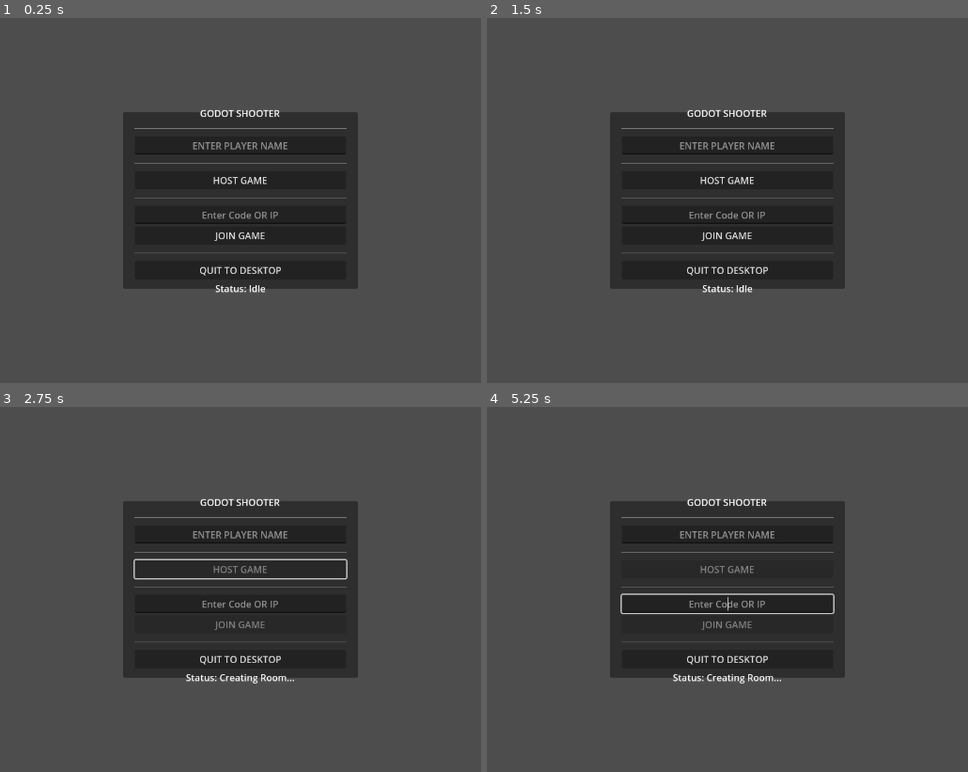
Above: before the commit, frames 1-4 (two rows, left to right).
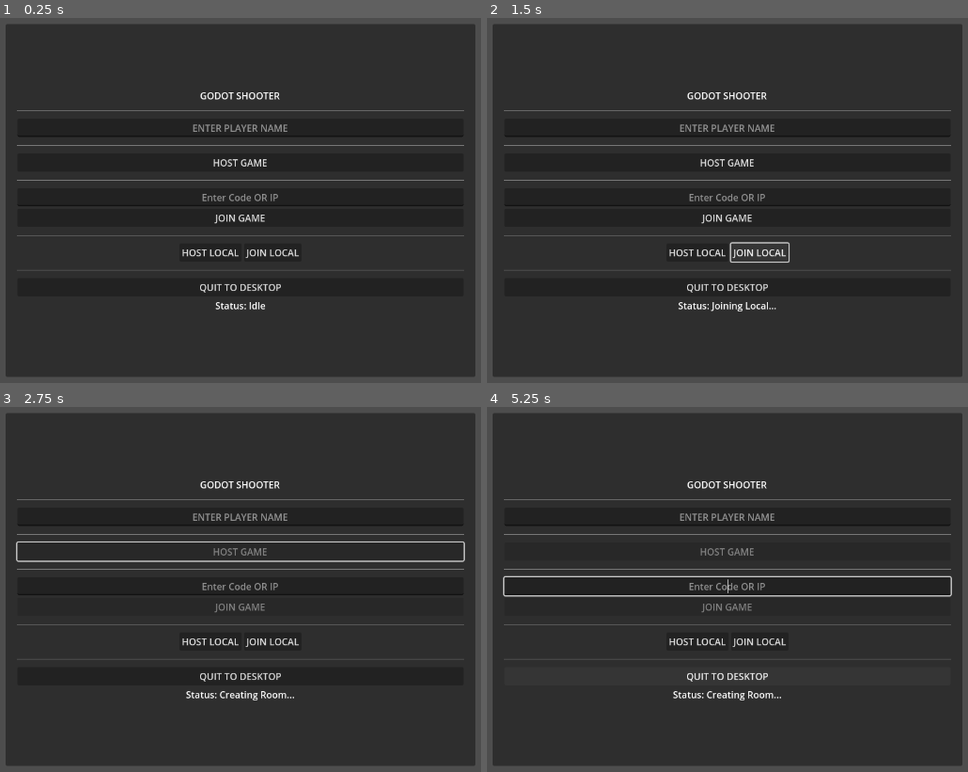
Above: after the commit, the same moments.

Repository: Swaannnn/shooter
Game: Godot game, scene res://Scenes/UI/MultiplayerMenu.tscn
Same seed, same stepped clock (60 frames per second), same inputs: the game is played once before the commit and once after it.
Inputs (mouse positions are in pixels of both pictures, inside the frame that each line leads up to):
- Up to frame 1 (0.25 s): no input
- Up to frame 2 (1.5 s): click (698, 251) at 0.5 s, where only the run after the commit has a clickable "HOST LOCAL"; click (761, 251) at 1.25 s, where only the run after the commit has a clickable "JOIN LOCAL"
- Up to frame 3 (2.75 s): click "HOST GAME" at 2 s
- Up to frame 4 (5.25 s): move the mouse to (891, 567) at 2.77 s; hold D (move_right) 2.78-3.53 s; right-click (891, 567) at 2.85 s; move the mouse to (578, 611) at 3.52 s; hold S (move_back) 3.53-4.28 s; tap Ctrl (crouch) at 3.6 s; move the mouse to (804, 494) at 4.27 s; press the mouse at (804, 494) at 4.28 s; hold D (move_right) 4.28-5.03 s; move the mouse to (689, 673) at 5.02 s; release the mouse at (689, 673) at 5.03 s; hold W (move_forward) from 5.03 s (still down); tap Tab (scoreboard) at 5.1 s

The runs differ from the first frame. In frame 1, 73% of the frame differs, in the area x 1-99%, y 1-99%; in frame 2, 73%; in frame 3, 73%; in frame 4, 70%.

Commit message:
feat: add barriers, scoreboard

Diff:
--- a/Scenes/Arenas/Barrier.gd
+++ b/Scenes/Arenas/Barrier.gd
@@ -1,16 +1,36 @@
 extends StaticBody3D
 
 @export var duration = 5.0
+@export var team_id = 1 # 1: Blue, 2: Red
 
 func _ready():
 	GameManager.round_started.connect(_on_round_started)
+	# Also connect to game started to ensure reset on game loop
+	GameManager.game_started.connect(_on_round_started)
+
+	# Initial Setup
+	_apply_color()
+
+func _apply_color():
+	var mesh = $MeshInstance3D
+	if mesh:
+		var mat = StandardMaterial3D.new()
+		mat.transparency = BaseMaterial3D.TRANSPARENCY_ALPHA
+		if team_id == 1:
+			mat.albedo_color = Color(0.0, 0.0, 1.0, 0.5)
+		else:
+			mat.albedo_color = Color(1.0, 0.0, 0.0, 0.5)
+		mesh.material_override = mat
 
 func _on_round_started():
+	# Enable Barrier
 	visible = true
 	set_collision_layer_value(1, true)
-	await get_tree().create_timer(duration).timeout
-	disable_barrier()
+	print("Barrier Enabled for 5s")
 
-func disable_barrier():
+	await get_tree().create_timer(5.0).timeout
+
+	# Disable Barrier
 	visible = false
-	set_collision_layer_value(1, false) # Disable collision
+	set_collision_layer_value(1, false)
+	print("Barrier Disabled")
--- a/Scenes/Arenas/TestArena.tscn
+++ b/Scenes/Arenas/TestArena.tscn
@@ -1,13 +1,12 @@
-[gd_scene load_steps=9 format=3 uid="uid://c8q4f7j6k2l1"]
+[gd_scene load_steps=11 format=3 uid="uid://c8q4f7j6k2l1"]
 
 [ext_resource type="Material" path="res://Assets/Materials/Mat_Floor.tres" id="1_floor"]
 [ext_resource type="Script" uid="uid://2js11xjvln4k" path="res://Scripts/Arenas/TestArena.gd" id="1_script"]
 [ext_resource type="Material" path="res://Assets/Materials/Mat_Wall.tres" id="2_wall"]
 [ext_resource type="Material" path="res://Assets/Materials/Mat_Box.tres" id="3_box"]
 [ext_resource type="Material" path="res://Assets/Materials/Mat_Neon.tres" id="4_neon"]
-
-[ext_resource type="PackedScene" uid="uid://d3x5f7q9z2w1" path="res://Scenes/Arenas/SpawnPoint.tscn" id="5_spawn"]
-[ext_resource type="PackedScene" uid="uid://b2v8k9m4l5n6" path="res://Scenes/Arenas/Barrier.tscn" id="6_barrier"]
+[ext_resource type="PackedScene" path="res://Scenes/Arenas/SpawnPoint.tscn" id="5_spawn"]
+[ext_resource type="PackedScene" uid="uid://b2v8lam4l5n6" path="res://Scenes/Arenas/Barrier.tscn" id="6_barrier"]
 
 [sub_resource type="ProceduralSkyMaterial" id="ProceduralSkyMaterial_night"]
 sky_top_color = Color(0.1, 0.1, 0.2, 1)
@@ -191,33 +190,34 @@
 [node name="SpawnPoints" type="Node3D" parent="."]
 
 [node name="SpawnBlue1" parent="SpawnPoints" instance=ExtResource("5_spawn")]
-transform = Transform3D(1, 0, 0, 0, 1, 0, 0, 0, 1, 0, 2, 16)
+transform = Transform3D(-4.37114e-08, 0, -1, 0, 1, 0, 1, 0, -4.37114e-08, -26.713095, 2, 12.950783)
 team_id = 1
 
 [node name="SpawnBlue2" parent="SpawnPoints" instance=ExtResource("5_spawn")]
-transform = Transform3D(1, 0, 0, 0, 1, 0, 0, 0, 1, -8, 2, 16)
+transform = Transform3D(-4.37114e-08, 0, -1, 0, 1, 0, 1, 0, -4.37114e-08, -26.381542, 2, 8)
 team_id = 1
 
 [node name="SpawnBlue3" parent="SpawnPoints" instance=ExtResource("5_spawn")]
-transform = Transform3D(1, 0, 0, 0, 1, 0, 0, 0, 1, 8, 2, 16)
+transform = Transform3D(-4.37114e-08, 0, -1, 0, 1, 0, 1, 0, -4.37114e-08, -27.18717, 2, -8)
 team_id = 1
 
 [node name="SpawnRed1" parent="SpawnPoints" instance=ExtResource("5_spawn")]
-transform = Transform3D(-1, 0, 8.74228e-08, 0, 1, 0, -8.74228e-08, 0, -1, 0, 2, -16)
+transform = Transform3D(-4.37114e-08, 0, 1, 0, 1, 0, -1, 0, -4.37114e-08, 26.651516, 2, 10.0404)
 team_id = 2
 
 [node name="SpawnRed2" parent="SpawnPoints" instance=ExtResource("5_spawn")]
-transform = Transform3D(-1, 0, 8.74228e-08, 0, 1, 0, -8.74228e-08, 0, -1, -8, 2, -16)
+transform = Transform3D(-4.37114e-08, 0, 1, 0, 1, 0, -1, 0, -4.37114e-08, 29.334927, 2, 0.04994011)
 team_id = 2
 
 [node name="SpawnRed3" parent="SpawnPoints" instance=ExtResource("5_spawn")]
-transform = Transform3D(-1, 0, 8.74228e-08, 0, 1, 0, -8.74228e-08, 0, -1, 8, 2, -16)
+transform = Transform3D(-4.37114e-08, 0, 1, 0, 1, 0, -1, 0, -4.37114e-08, 28.827106, 2, -12.847392)
 team_id = 2
 
 [node name="Barriers" type="Node3D" parent="."]
 
 [node name="BarrierBlue" parent="Barriers" instance=ExtResource("6_barrier")]
-transform = Transform3D(8, 0, 0, 0, 2, 0, 0, 0, 1, 0, 2, 12)
+transform = Transform3D(-3.715468e-07, 0, 1, 0, 5, 0, -8.5, 0, -4.371139e-08, -25, 5.5, 0)
 
 [node name="BarrierRed" parent="Barriers" instance=ExtResource("6_barrier")]
-transform = Transform3D(8, 0, 0, 0, 2, 0, 0, 0, 1, 0, 2, -12)
+transform = Transform3D(-3.715468e-07, 0, 1, 0, 5, 0, -8.5, 0, -4.371139e-08, 25, 5.5, 0)
+team_id = 2
--- a/Scenes/UI/HUD.tscn
+++ b/Scenes/UI/HUD.tscn
@@ -25,6 +25,13 @@
 custom_minimum_size = Vector2(4, 4)
 layout_mode = 2
 mouse_filter = 2
+
+[node name="RoundLabel" type="Label" parent="CenterContainer"]
+layout_mode = 2
+theme_override_font_sizes/font_size = 48
+theme_override_colors/font_color = Color(1, 0.8, 0, 1)
+text = "ROUND STARTS IN 5..."
+horizontal_alignment = 1
 
 [node name="AmmoContainer" type="MarginContainer" parent="."]
 layout_mode = 1
@@ -64,3 +71,17 @@
 theme_override_font_sizes/font_size = 32
 text = "HP: 100"
 vertical_alignment = 2
+
+[node name="TopBar" type="HBoxContainer" parent="."]
+layout_mode = 1
+anchors_preset = 10
+anchor_right = 1.0
+offset_bottom = 50.0
+grow_horizontal = 2
+alignment = 1
+
+[node name="ScoreLabel" type="Label" parent="TopBar"]
+layout_mode = 2
+theme_override_font_sizes/font_size = 32
+text = "BLUE: 0  |  RED: 0"
+horizontal_alignment = 1
--- a/Scenes/UI/MultiplayerMenu.tscn
+++ b/Scenes/UI/MultiplayerMenu.tscn
@@ -18,10 +18,10 @@
 anchor_top = 0.5
 anchor_right = 0.5
 anchor_bottom = 0.5
-offset_left = -200.0
-offset_top = -150.0
-offset_right = 200.0
-offset_bottom = 150.0
+offset_left = -400.0
+offset_top = -300.0
+offset_right = 400.0
+offset_bottom = 300.0
 grow_horizontal = 2
 grow_vertical = 2
 
@@ -78,6 +78,22 @@
 layout_mode = 2
 theme_override_constants/separation = 20
 
+[node name="LocalContainer" type="HBoxContainer" parent="Panel/MainMenu"]
+layout_mode = 2
+alignment = 1
+
+[node name="HostLocalButton" type="Button" parent="Panel/MainMenu/LocalContainer"]
+layout_mode = 2
+text = "HOST LOCAL"
+
+[node name="JoinLocalButton" type="Button" parent="Panel/MainMenu/LocalContainer"]
+layout_mode = 2
+text = "JOIN LOCAL"
+
+[node name="HSeparator4" type="HSeparator" parent="Panel/MainMenu"]
+layout_mode = 2
+theme_override_constants/separation = 20
+
 [node name="QuitGameButton" type="Button" parent="Panel/MainMenu"]
 layout_mode = 2
 text = "QUIT TO DESKTOP"
@@ -115,7 +131,35 @@
 text = "Players Connected:"
 horizontal_alignment = 1
 
-[node name="PlayerList" type="ItemList" parent="Panel/LobbyUI"]
+[node name="TeamColumns" type="HBoxContainer" parent="Panel/LobbyUI"]
+layout_mode = 2
+size_flags_vertical = 3
+theme_override_constants/separation = 20
+alignment = 1
+
+[node name="BlueColumn" type="VBoxContainer" parent="Panel/LobbyUI/TeamColumns"]
+layout_mode = 2
+size_flags_horizontal = 3
+
+[node name="JoinBlueButton" type="Button" parent="Panel/LobbyUI/TeamColumns/BlueColumn"]
+layout_mode = 2
+theme_override_colors/font_color = Color(0.2, 0.5, 1, 1)
+text = "JOIN BLUE (0/5)"
+
+[node name="BlueList" type="ItemList" parent="Panel/LobbyUI/TeamColumns/BlueColumn"]
+layout_mode = 2
+size_flags_vertical = 3
+
+[node name="RedColumn" type="VBoxContainer" parent="Panel/LobbyUI/TeamColumns"]
+layout_mode = 2
+size_flags_horizontal = 3
+
+[node name="JoinRedButton" type="Button" parent="Panel/LobbyUI/TeamColumns/RedColumn"]
+layout_mode = 2
+theme_override_colors/font_color = Color(1, 0.2, 0.2, 1)
+text = "JOIN RED (0/5)"
+
+[node name="RedList" type="ItemList" parent="Panel/LobbyUI/TeamColumns/RedColumn"]
 layout_mode = 2
 size_flags_vertical = 3
 
@@ -129,6 +173,10 @@
 
 [connection signal="pressed" from="Panel/MainMenu/HostButton" to="." method="_on_host_pressed"]
 [connection signal="pressed" from="Panel/MainMenu/JoinButton" to="." method="_on_join_pressed"]
+[connection signal="pressed" from="Panel/MainMenu/LocalContainer/HostLocalButton" to="." method="_on_host_local_pressed"]
+[connection signal="pressed" from="Panel/MainMenu/LocalContainer/JoinLocalButton" to="." method="_on_join_local_pressed"]
 [connection signal="pressed" from="Panel/LobbyUI/CodeButton" to="." method="_on_code_copy_pressed"]
+[connection signal="pressed" from="Panel/LobbyUI/TeamColumns/BlueColumn/JoinBlueButton" to="." method="_on_join_blue_pressed"]
+[connection signal="pressed" from="Panel/LobbyUI/TeamColumns/RedColumn/JoinRedButton" to="." method="_on_join_red_pressed"]
 [connection signal="pressed" from="Panel/LobbyUI/StartButton" to="." method="_on_start_game_pressed"]
 [connection signal="pressed" from="Panel/LobbyUI/LeaveButton" to="." method="_on_leave_pressed"]
--- a/Scenes/Weapons/Pistol.tscn
+++ b/Scenes/Weapons/Pistol.tscn
@@ -6,7 +6,7 @@
 [ext_resource type="PackedScene" uid="uid://tracer12345" path="res://Scenes/Effects/BulletTracer.tscn" id="4_tracer"]
 [ext_resource type="AudioStream" uid="uid://pistolsound1" path="res://Assets/Sounds/pistol.mp3" id="5_sound"]
 [ext_resource type="PackedScene" uid="uid://decalbullet123" path="res://Scenes/Effects/BulletDecal.tscn" id="6_decal"]
-[ext_resource type="AudioStream" uid="uid://reloadpistol1" path="res://test/reload_pistol.mp3" id="7_reload"]
+
 
 [node name="Pistol" type="Node3D" node_paths=PackedStringArray("raycast_node", "muzzle_point")]
 script = ExtResource("1_hhr6j")
@@ -18,7 +18,7 @@
 shoot_sound = ExtResource("5_sound")
 damage = 15
 fire_rate = 0.15
-reload_sound = ExtResource("7_reload")
+
 reload_time = 1.8
 recoil_amount = 3.0
 recoil_recovery = 5.0
--- a/Scripts/Components/HealthComponent.gd
+++ b/Scripts/Components/HealthComponent.gd
@@ -6,6 +6,7 @@
 
 @export var max_health: int = 100
 var current_health: int = 0
+var last_attacker_id: int = -1
 
 func _ready():
 	current_health = max_health
@@ -15,8 +16,9 @@
 @rpc("any_peer", "call_local")
 func take_damage(amount: int):
 	# Only the owner of this character (Authority) processes the damage
-
 	if is_multiplayer_authority():
+		var sender = multiplayer.get_remote_sender_id()
+		last_attacker_id = sender
 		_apply_damage(amount)
 		rpc("_sync_health", current_health)
 
--- a/Scripts/Controllers/PlayerController.gd
+++ b/Scripts/Controllers/PlayerController.gd
@@ -2,6 +2,9 @@
 
 @export var gravity = 9.8
 @export var default_weapon_scene: PackedScene # Weapon to equip on spawn
+
+# Team ID
+@export var team_id: int = 1 # 1: Blue, 2: Red
 
 @onready var camera: Camera3D
 var hud_scene = null
@@ -124,14 +127,20 @@
 	if id % 2 == 0:
 		team_id = 2
 
-	# Register to GameManager
-	if is_multiplayer_authority():
-		if multiplayer.is_server():
-			GameManager.register_player(id, name, team_id)
-		else:
-			rpc_id(1, "register_request", id, name, team_id)
-
-	# Apply Team Colors
+	# Register to GameManager (Deprecated? Logic moved to NetworkManager spawn)
+	# But we keep this for robust check or late join?
+	# NetworkManager._spawn_arena registers everyone on Server.
+
+	# Fetch Team from GameManager (Server Side Source of Truth)
+	if multiplayer.is_server():
+		var stored_team = GameManager.get_player_team(id)
+		if stored_team != 0:
+			team_id = stored_team
+
+		# Sync to clients
+		rpc("sync_team_data", team_id)
+
+	# Initial Color Apply (Might be default Blue, upgraded later by sync)
 	_apply_team_color(team_id)
 
 	# Network Authority Check
@@ -284,22 +293,34 @@
 
 	# Tell Server we died
 	if is_multiplayer_authority():
-		rpc("notify_death", str(name).to_int())
+		var killer_id = -1
+		if has_node("HealthComponent"):
+			killer_id = $HealthComponent.last_attacker_id
+		rpc("notify_death", str(name).to_int(), killer_id)
 
 	# Désactiver les collisions
-	$CollisionShape3D.disabled = true
+	if collision_shape: collision_shape.disabled = true
 
 	# Cacher l'arme et les bras
 	if current_weapon:
 		current_weapon.visible = false
 
+	# Cacher le corps du joueur
+	if has_node("CollisionShape3D/BodyMesh"):
+		$CollisionShape3D/BodyMesh.visible = false
+
 	# Switch to Spectator
 	_enable_spectator_mode()
 
+@rpc("call_local", "reliable")
+func sync_team_data(new_team):
+	team_id = new_team
+	_apply_team_color(team_id)
+
 @rpc("any_peer")
-func notify_death(id):
+func notify_death(id, killer_id = -1):
 	if multiplayer.is_server():
-		GameManager.player_died(id)
+		GameManager.player_died(id, killer_id)
 
 @rpc("any_peer")
 func register_request(pid, pname, pteam):
@@ -356,8 +377,18 @@
 func _on_respawn_signal():
 	# Reset
 	is_dead = false
-	$CollisionShape3D.disabled = false
+	if collision_shape: collision_shape.disabled = false
 	if current_weapon: current_weapon.visible = true
+
+	# Restore Body Visibility (Only for others, or if we want to see legs etc)
+	# Logic: If I am authority, I usually hide my body. If I am remote, I show it.
+	if has_node("CollisionShape3D/BodyMesh"):
+		# If we are NOT authority, we definitely show it.
+		# If we ARE authority, we keep it hidden (as per _ready logic)
+		if not is_multiplayer_authority():
+			$CollisionShape3D/BodyMesh.visible = true
+		else:
+			$CollisionShape3D/BodyMesh.visible = false # Or true if we support visible body
 
 	# Random Spawn (TODO: Use real spawn points)
 	global_position = Vector3(randf_range(-5, 5), 5, randf_range(-5, 5))
@@ -705,6 +736,12 @@
 			if audio_crouch: audio_crouch.play()
 
 	# --- Movement Physics ---
+	if is_dead:
+		velocity.x = 0
+		velocity.z = 0
+		move_and_slide()
+		return
+
 	var direction = Vector3.ZERO
 	var current_speed = speed_walk
 
--- a/Scripts/Network/NetworkManager.gd
+++ b/Scripts/Network/NetworkManager.gd
@@ -102,7 +102,20 @@
 	print("⚡ Spawning Arena for Room: ", room_code)
 	var arena = arena_scene.instantiate()
 	arena.name = "Arena_" + str(room_code)
-	arena.room_code = str(room_code) # Assign room code for client-side filtering
+	arena.room_code = str(room_code)
+
+	# Register Players in GameManager (SERVER ONLY)
+	# Because GameManager is global, this supports only 1 active game per server instance properly
+	# For multi-game, GameManager logic needs to be moved inside Arena
+	if multiplayer.is_server():
+		print("Server: Registering players for room ", room_code)
+		# We use players_on_server for source of truth
+		for pid in players_on_server:
+			if players_on_server[pid]["room"] == str(room_code):
+				var info = players_on_server[pid]
+				var team = info.get("team", 1)
+				GameManager.register_player(pid, info["name"], team)
+
 	return arena
 
 func generate_random_code() -> String:
@@ -139,6 +152,34 @@
 	multiplayer.multiplayer_peer = peer
 	print("✅ Dedicated Server Listening on Port %d" % port)
 
+func host_game_local(room_code = "LOCAL"):
+	# Hosts a LISTEN server (Client acts as Host)
+	peer = WebSocketMultiplayerPeer.new()
+	var error = peer.create_server(DEFAULT_PORT)
+	if error != OK:
+		print("❌ Failed to create local server: ", error)
+		return
+
+	multiplayer.multiplayer_peer = peer
+	print("✅ Local Server Started on Port %d" % DEFAULT_PORT)
+
+	# Register Self as Host
+	current_room = room_code
+	# my_name = "LocalHost" # REMOVED: Keep the name set by input
+
+	# Manually register self in players_on_server
+	players_on_server[1] = {
+		"name": my_name,
+		"room": room_code,
+		"is_host": true
+	}
+	players_in_room = players_on_server.duplicate()
+
+	# Trigger UI success
+	join_room_success.emit(room_code)
+	player_list_updated.emit()
+
+
 # --- CLIENT JOINING ---
 func join_game(url: String, room_code: String):
 	if url.strip_edges() == "":
@@ -168,21 +209,55 @@
 # --- ROOM MANAGEMENT ---
 
 @rpc("any_peer", "call_local", "reliable")
+func request_change_team(new_team: int):
+	var sender_id = multiplayer.get_remote_sender_id()
+
+	if multiplayer.is_server():
+		if players_on_server.has(sender_id):
+			var room = players_on_server[sender_id]["room"]
+
+			# Check Capacity
+			var count = 0
+			for pid in players_on_server:
+				if players_on_server[pid]["room"] == room and players_on_server[pid].get("team", 1) == new_team:
+					count += 1
+
+			if count >= 5:
+				print("Team Full!")
+				return # Reject change
+
+			players_on_server[sender_id]["team"] = new_team
+			_update_room_players(room)
+			print("Player ", sender_id, " changed to team ", new_team)
+
+@rpc("any_peer", "call_local", "reliable")
 func register_player(new_name: String, room_code: String):
 	var sender_id = multiplayer.get_remote_sender_id()
 	print("📩 Player %d registering for Room: %s" % [sender_id, room_code])
 
 	# Determine Host (First player in this room)
 	var is_host = true
+	var blue_count = 0
+	var red_count = 0
+
 	for pid in players_on_server:
 		if players_on_server[pid]["room"] == room_code:
 			is_host = false
-			break
+			if players_on_server[pid].get("team", 1) == 1:
+				blue_count += 1
+			else:
+				red_count += 1
+
+	# Auto-Balance Assign
+	var assigned_team = 1
+	if red_count < blue_count:
+		assigned_team = 2
 
 	players_on_server[sender_id] = {
 		"name": new_name,
 		"room": room_code,
-		"is_host": is_host
+		"is_host": is_host,
+		"team": assigned_team
 	}
 
 	# Confirm join to the client
--- a/Scripts/UI/HUD.gd
+++ b/Scripts/UI/HUD.gd
@@ -13,12 +13,32 @@
 	if round_label:
 		round_label.text = ""
 
+	# Connect to GameManager signals for HUD updates
+	GameManager.round_timer_updated.connect(_on_round_timer_updated)
+	GameManager.score_updated.connect(update_scores)
+	GameManager.round_started.connect(_on_round_started)
+
 func update_ammo(current, max_ammo):
 	if max_ammo > 0:
 		ammo_label.visible = true
 		ammo_label.text = str(current) + " / " + str(max_ammo)
 	else:
 		ammo_label.visible = false
+
+
+func _on_round_started():
+	# Visual only, logic handled by timer updates
+	if round_label: round_label.visible = true
+
+func _on_round_timer_updated(time_left):
+	if round_label:
+		if time_left > 0:
+			round_label.text = "STARTS IN %.1f" % time_left
+			round_label.visible = true
+		else:
+			round_label.text = "FIGHT !"
+			await get_tree().create_timer(1.0).timeout
+			round_label.visible = false
 
 func update_health(amount):
 	if health_label:
--- a/Scripts/UI/MultiplayerMenu.gd
+++ b/Scripts/UI/MultiplayerMenu.gd
@@ -14,7 +14,10 @@
 
 # Lobby Widgets
 @onready var code_button = $Panel/LobbyUI/CodeButton
-@onready var player_list = $Panel/LobbyUI/PlayerList
+@onready var blue_list = $Panel/LobbyUI/TeamColumns/BlueColumn/BlueList
+@onready var red_list = $Panel/LobbyUI/TeamColumns/RedColumn/RedList
+@onready var join_blue_btn = $Panel/LobbyUI/TeamColumns/BlueColumn/JoinBlueButton
+@onready var join_red_btn = $Panel/LobbyUI/TeamColumns/RedColumn/JoinRedButton
 @onready var start_button = $Panel/LobbyUI/StartButton
 @onready var leave_button = $Panel/LobbyUI/LeaveButton
 
@@ -44,8 +47,6 @@
 	hide() # Hide the entire MultiplayerMenu Control
 
 
-
-
 func _show_main_menu():
 	show() # CRITICAL: Make sure the root Control is visible again!
 	main_menu.visible = true
@@ -63,7 +64,6 @@
 func _show_lobby_ui():
 	main_menu.visible = false
 	lobby_ui.visible = true
-	if player_list: player_list.clear() # Safety check
 	_update_lobby_ui()
 
 # --- MAIN MENU ACTIONS ---
@@ -105,6 +105,25 @@
 	code_button.text = "JOINING: " + code
 	start_button.visible = true # Everyone can start? Or logic handled by server?
 	_show_lobby_ui()
+
+# --- LOCAL ACTIONS ---
+func _on_host_local_pressed():
+	# Use current name
+	if name_input and name_input.text.strip_edges() != "":
+		NetworkManager.my_name = name_input.text.strip_edges()
+
+	status_label.text = "Status: Hosting Local..."
+	NetworkManager.host_game_local()
+
+func _on_join_local_pressed():
+	# Use current name
+	if name_input and name_input.text.strip_edges() != "":
+		NetworkManager.my_name = name_input.text.strip_edges()
+
+	status_label.text = "Status: Joining Local..."
+	# Connect to localhost
+	NetworkManager.join_game("ws://127.0.0.1:7777", "LOCAL")
+
 
 func _on_quit_game_pressed():
 	get_tree().quit()
@@ -144,24 +163,51 @@
 	_show_main_menu()
 	status_label.text = "Status: Idle"
 
+func _on_join_blue_pressed():
+	NetworkManager.request_change_team.rpc(1)
+
+func _on_join_red_pressed():
+	NetworkManager.request_change_team.rpc(2)
+
 func _update_lobby_ui():
 	# Refresh Player List
-	if not player_list or not lobby_ui.visible: return
-	player_list.clear()
+	if not lobby_ui.visible: return
+	if blue_list: blue_list.clear()
+	if red_list: red_list.clear()
 
 	# Use the Room-Specific List
 	var players = NetworkManager.players_in_room
 	var my_id = multiplayer.get_unique_id()
 	var am_i_host = false
 
+	var blue_count = 0
+	var red_count = 0
+
 	for id in players:
 		var info = players[id]
 		var txt = info.get("name", "Unknown")
+		var team = info.get("team", 1)
+
 		if info.get("is_host", false):
-			txt += " [HOST]"
+			txt += " (HOST)"
 			if id == my_id: am_i_host = true
 
-		player_list.add_item(txt)
+		# Add to list
+		if team == 1:
+			if blue_list: blue_list.add_item(txt)
+			blue_count += 1
+		else:
+			if red_list: red_list.add_item(txt)
+			red_count += 1
+
+	# Update Button Texts
+	if join_blue_btn:
+		join_blue_btn.text = "JOIN BLUE (%d/5)" % blue_count
+		join_blue_btn.disabled = (blue_count >= 5)
+
+	if join_red_btn:
+		join_red_btn.text = "JOIN RED (%d/5)" % red_count
+		join_red_btn.disabled = (red_count >= 5)
 
 	# Enable Start Button ONLY if Host
 	if start_button:
--- a/Scripts/Weapons/HitscanWeapon.gd
+++ b/Scripts/Weapons/HitscanWeapon.gd
@@ -58,11 +58,20 @@
 
 		# Dégâts via HealthComponent (Authority only)
 		if collider and is_multiplayer_authority():
-			var health_comp = collider.get_node_or_null("HealthComponent")
-			if health_comp:
-				health_comp.take_damage.rpc(damage)
-			elif collider.has_method("take_damage"):
-				collider.take_damage(damage)
+			# Friendly Fire Check
+			var shooter = _find_owner(self)
+			var is_teammate = false
+			if shooter and "team_id" in shooter and "team_id" in collider:
+				if shooter.team_id == collider.team_id and shooter != collider:
+					is_teammate = true
+					# print("Friendly Fire Ignored!")
+
+			if not is_teammate:
+				var health_comp = collider.get_node_or_null("HealthComponent")
+				if health_comp:
+					health_comp.take_damage.rpc(damage)
+				elif collider.has_method("take_damage"):
+					collider.take_damage(damage)
 
 		# print("Hit: " + collider.name)
 	else:
--- a/_Core/GameManager.gd
+++ b/_Core/GameManager.gd
@@ -7,7 +7,7 @@
 signal score_updated(team1_score, team2_score)
 signal timer_updated(time_left)
 
-enum GameState { WAITING, PRE_ROUND, IN_ROUND, ROUND_END, GAME_OVER }
+enum GameState {WAITING, PRE_ROUND, IN_ROUND, ROUND_END, GAME_OVER}
 
 # Config
 var max_score = 10
@@ -39,6 +39,11 @@
 		"deaths": 0
 	}
 	print("Player Registered: ", id, " Team: ", team)
+
+func get_player_team(id) -> int:
+	if id in players_data:
+		return players_data[id]["team"]
+	return 0
 
 func start_game():
 	team1_score = 0
@@ -113,26 +118,38 @@
 	emit_signal("game_ended", winner)
 	rpc("sync_game_over", winner)
 
-func player_died(id):
+func player_died(id, killer_id = -1):
 	if id in players_data:
 		players_data[id]["alive"] = false
 		players_data[id]["deaths"] += 1
 
-		# Trouver le tueur (si on a l'info, à faire plus tard via arguments)
-		# Pour l'instant on check juste la win condition
+		# Credit Killer
+		if killer_id != -1 and killer_id != id and killer_id in players_data:
+			players_data[killer_id]["kills"] += 1
+			print("Kill Credit: ", players_data[killer_id]["name"], " killed ", players_data[id]["name"])
 		check_round_win_condition()
+
+# --- SIGNALS ---
+signal round_timer_updated(time)
 
 func _process(delta):
 	# Gestion du Timer Serveur
 	if current_state == GameState.PRE_ROUND:
 		round_timer -= delta
+
+		# Sync timer localement (et via RPC periodiquement si besoin, mais ici on le fait en continu pour l'host)
+		# Pour les clients, on devrait peut-être envoyer un RPC chaque seconde au lieu de chaque frame
+		# Mais faisons simple: Host update tout le monde via signal local (si local)
+		# Pour le réseau, on envoie un RPC timer ? Non, trop lourd.
+		# On envoie juste Start Time et chaque client décompte ? C'est mieux.
+
+		emit_signal("round_timer_updated", round_timer)
+
 		if round_timer <= 0:
 			current_state = GameState.IN_ROUND
-			rpc("sync_round_state", current_state, 0) # 0 means go!
+			rpc("sync_round_state", current_state, 0)
+			emit_signal("round_timer_updated", 0)
 
-	elif current_state == GameState.IN_ROUND:
-		# Logic de round (time limit ?)
-		pass
 
 # --- RPCs for Clients ---
 
--- a/project.godot
+++ b/project.godot
@@ -19,7 +19,6 @@
 
 NetworkManager="*res://Scripts/Network/NetworkManager.gd"
 GameManager="*res://_Core/GameManager.gd"
-
 
 [display]
 
